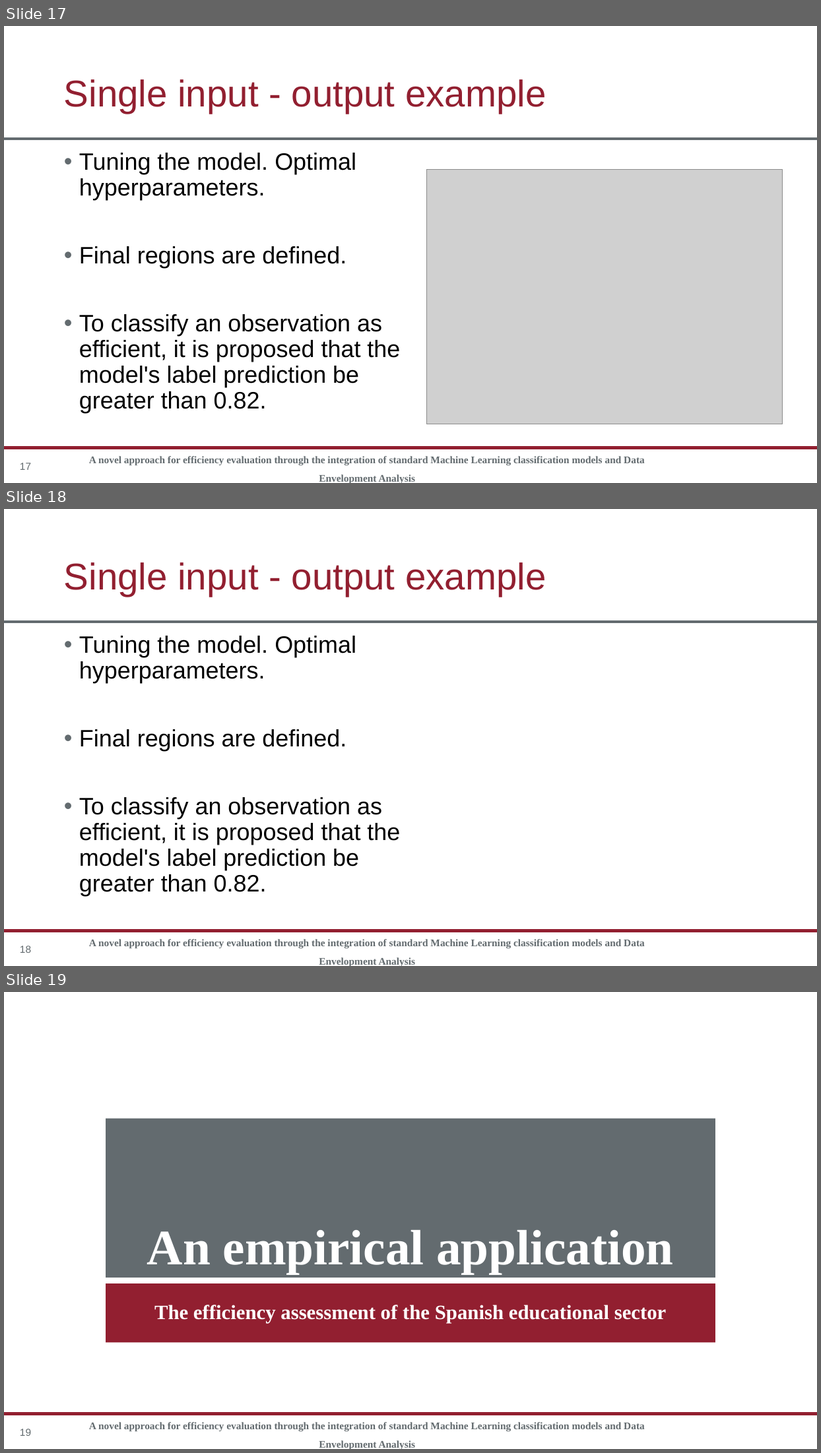
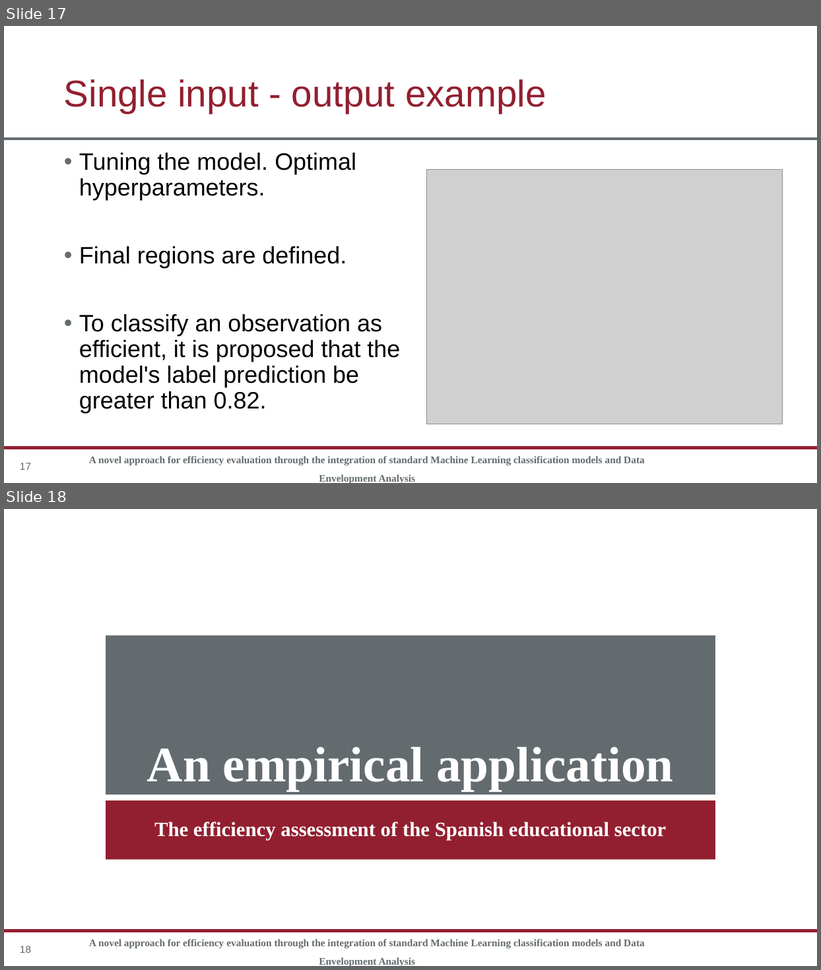
Before and after one commit to rgonzalezmoyano/Cafee, a slide deck: articulo 1 XAI/Presentación/Presentacion XAI version 1_JA.pptx. Shown one above the other, each under a label of ours: slides 17, 18 and 19 before the commit, slides 17 and 18 after it. The pictures are 821x1453 and 821x970 pixels, drawn with LibreOffice and Linux fonts; fonts in the diff are those of the drawing; grey boxes stand for pictures; background and template pictures are left out. Boxes give left, top, right and bottom in pixels: in the first picture for what was removed or moved away, otherwise in the second. Text is boxed around its words. In the diff, an @@ line names an element or a change of style, - is before the commit and + after.

```diff
--- a/articulo 1 XAI/Presentación/Presentacion XAI version 1_JA.pptx
+++ b/articulo 1 XAI/Presentación/Presentacion XAI version 1_JA.pptx
@@ slide 18 removed at [4, 509, 817, 966], background #FFFFFF; not listed: 2 template elements that a slide beside it also shows @@
@@ title removed at [64, 562, 546, 596] @@
-Single input - output example
@@ text removed at [79, 636, 400, 896] @@
-• Tuning the model. Optimal hyperparameters.
-• Final regions are defined.
-• To classify an observation as efficient, it is proposed that the model's label prediction be greater than 0.82.
@@ text removed at [89, 939, 645, 966] @@
-A novel approach for efficiency evaluation through the integration of standard Machine Learning classification models and Data Envelopment Analysis
@@ page number removed at [20, 946, 31, 953] @@
-18
@@ what was slide 19 is now slide 18 @@
```
Also in this commit, not shown: 2 slides changed, 1 slide added, 1 other file.
